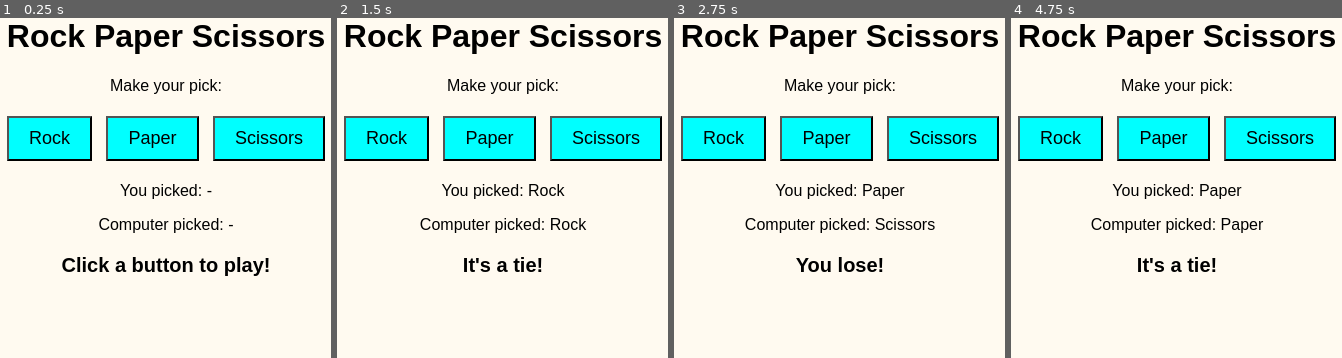
Above: before the commit, frames 1-4 (left to right).
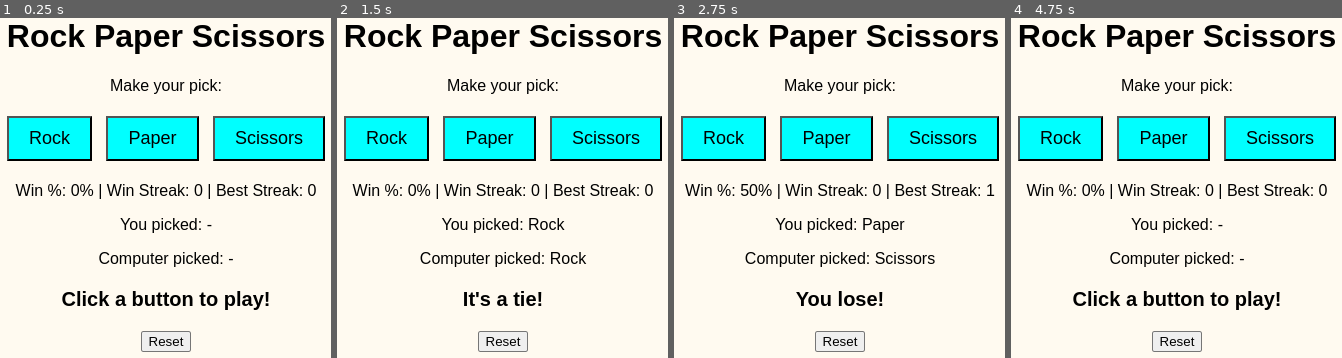
Above: after the commit, the same moments.

Repository: jeffreyB-7/rock_paper_scissors
Game: browser game, page index.html
The game is run twice, just before and just after one commit, with the same random seed, the same clock (stepped at 60 frames per second) and the same inputs.
Inputs (mouse positions are in pixels of both pictures, inside the frame that each line leads up to):
- Up to frame 1 (0.25 s): no input
- Up to frame 2 (1.5 s): click "Rock" at 1.27 s
- Up to frame 3 (2.75 s): click "Paper" at 1.87 s; click "Scissors" at 2.02 s; click "Paper" at 2.47 s
- Up to frame 4 (4.75 s): click "Rock" at 3.07 s; click "Scissors" at 3.67 s; click "Paper" at 4.27 s; click (1176, 341) at 4.52 s, where only the run after the commit has a clickable "Reset"

The runs differ from the first frame. In frame 1, 5.6% of the frame differs, in the area x 4-96%, y 48-99%; in frame 2, 4.4%; in frame 3, 4.9%; in frame 4, 5.2%.

Commit message:
Add win streak scoreboard and reset

Diff:
--- a/index.html
+++ b/index.html
@@ -16,12 +16,20 @@
     <button class="choice" data-choice="scissors">Scissors</button>
   </div>
 
+  <p id="scoreboard">
+    Win %: <span id="win-percent">0%</span> |
+    Win Streak: <span id="streak">0</span> |
+    Best Streak: <span id="best-streak">0</span>
+  </p>
+
   <div class="result-area">
     <p>You picked: <span id="player-pick">-</span></p>
     <p>Computer picked: <span id="computer-pick">-</span></p>
     <p id="result">Click a button to play!</p>
   </div>
 
+  <button id="reset">Reset</button>
+
   <script src="script.js"></script>
 </body>
 </html>
--- a/script.js
+++ b/script.js
@@ -6,6 +6,14 @@
   rock: "scissors",
   paper: "rock",
   scissors: "paper"
+};
+
+// Everything we track across rounds
+const stats = {
+  decided: 0,      // rounds that were a win or a loss (ties don't count)
+  wins: 0,         // rounds you won
+  streak: 0,       // wins in a row right now
+  bestStreak: 0    // the longest streak so far
 };
 
 // Pick a random choice for the computer
@@ -30,10 +38,41 @@
   return word.charAt(0).toUpperCase() + word.slice(1);
 }
 
+// Change the stats based on the result of one round
+function recordResult(result) {
+  if (result === "win") {
+    stats.decided = stats.decided + 1;
+    stats.wins = stats.wins + 1;
+    stats.streak = stats.streak + 1;
+    if (stats.streak > stats.bestStreak) {
+      stats.bestStreak = stats.streak;
+    }
+  } else if (result === "lose") {
+    stats.decided = stats.decided + 1;
+    stats.streak = 0;
+  }
+  // A tie changes nothing: win % stays the same and the streak is paused
+}
+
+// Show the current stats on the page
+function updateScoreboard() {
+  let winPercent = 0;
+  if (stats.decided > 0) {
+    winPercent = Math.round((stats.wins / stats.decided) * 100);
+  }
+
+  document.getElementById("win-percent").textContent = winPercent + "%";
+  document.getElementById("streak").textContent = stats.streak;
+  document.getElementById("best-streak").textContent = stats.bestStreak;
+}
+
 // Play one round and show both picks and the result
 function playRound(playerChoice) {
   const computerChoice = getComputerChoice();
   const result = getResult(playerChoice, computerChoice);
+
+  recordResult(result);
+  updateScoreboard();
 
   document.getElementById("player-pick").textContent = capitalize(playerChoice);
   document.getElementById("computer-pick").textContent = capitalize(computerChoice);
@@ -46,6 +85,21 @@
   document.getElementById("result").textContent = messages[result];
 }
 
+// Put the game back to how it looked when the page first loaded
+function resetGame() {
+  stats.decided = 0;
+  stats.wins = 0;
+  stats.streak = 0;
+  stats.bestStreak = 0;
+  updateScoreboard();
+
+  document.getElementById("player-pick").textContent = "-";
+  document.getElementById("computer-pick").textContent = "-";
+  document.getElementById("result").textContent = "Click a button to play!";
+}
+
+document.getElementById("reset").addEventListener("click", resetGame);
+
 // Connect each button to playRound
 const buttons = document.querySelectorAll(".choice");
 buttons.forEach(function (button) {
Not shown, changed: ROADMAP.md
